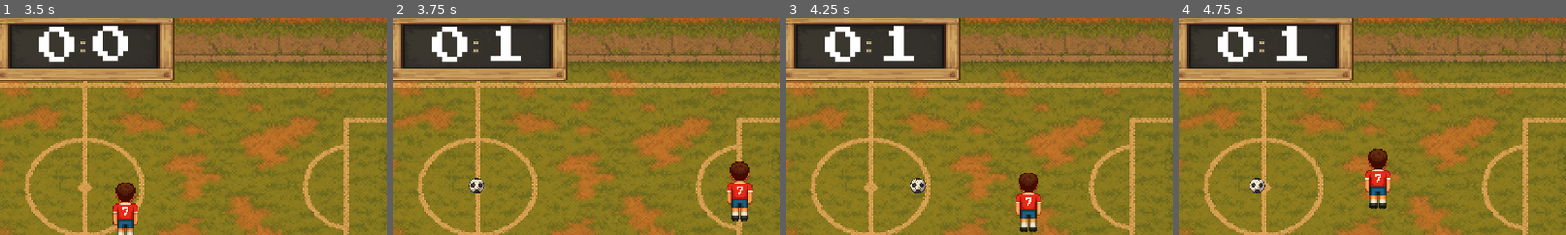
Above: before the commit, frames 1-4 (left to right).
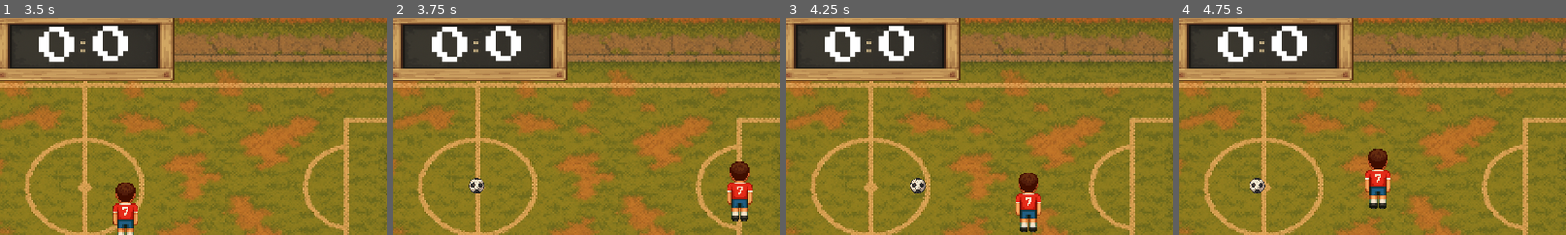
Above: after the commit, the same moments.

Repository: supervi5w4/footballpong
Game: Godot game, scene res://scenes/menu.tscn
Same seed, same stepped clock (60 frames per second), same inputs: the game is played once before the commit and once after it.
Inputs:
- Up to frame 1 (3.5 s): click "Играть" at 0.5 s; hold Right (ui_right) 1.28-2.03 s; hold Down (ui_down) 2.03-2.78 s; hold Right (ui_right) from 2.78 s (still down)
- Up to frame 2 (3.75 s): release Right (ui_right) at 3.53 s; hold Up (ui_up) from 3.53 s (still down)
- Up to frame 3 (4.25 s): keep holding Up (ui_up)
- Up to frame 4 (4.75 s): release Up (ui_up) at 4.28 s; hold Left (ui_left) from 4.28 s (still down)
The pictures show only the part of the screen within x 35-85%, y 10-60%; the shares and areas given below are measured in that part.

Frame 1 is identical in both runs. In frame 2, 1.0% of the frame differs, in the area x 23-34%, y 3-21%; in frame 3, 1.0%; in frame 4, 1.0%.
Error before the commit: Invalid assignment of property or key 'text' with value of type 'String' on a base object of type 'Nil'. (res://scenes/game.gd:33)

Commit message:
Add files via upload

Diff:
--- a/scenes/game.gd
+++ b/scenes/game.gd
@@ -6,32 +6,33 @@
 #    - Узлы UI/ScoreLeft и UI/ScoreRight (Label) для табло
 # ------------------------------------------------------------
 
+class_name Game
 extends Node2D
-class_name Game
 
-@onready var ball: RigidBody2D          = $Ball
+@onready var ball: RigidBody2D = $Ball
 @onready var player_paddle: CharacterBody2D = $PlayerPaddle
-@onready var ai_paddle: CharacterBody2D     = $AiPaddle
-@onready var score_left_label: Label        = $UI/ScoreLeft
-@onready var score_right_label: Label       = $UI/ScoreRight
+@onready var ai_paddle: CharacterBody2D = $AiPaddle
+@onready var score_left_label: Label = $UI/ScoreLeft
+@onready var score_right_label: Label = $UI/ScoreRight
+
 
 func _ready() -> void:
-	# Сразу показываем счет на табло при запуске игры
-	_update_scoreboard()
-	# (Если надо: подписка на сигнал изменения счета – опционально)
-	# Можно добавить сброс счета перед матчем:
-	# Score.left = 0
-	# Score.right = 0
-	# _update_scoreboard()
+	if Engine.has_singleton("Score"):
+		var score: Object = Engine.get_singleton("Score")
+		if score.has_signal("score_changed"):
+			score.score_changed.connect(_update_scoreboard)
+		_update_scoreboard()
 
-func _process(_delta: float) -> void:
-	# Каждый кадр обновляем табло – простой, но рабочий способ
-	_update_scoreboard()
 
-func _update_scoreboard() -> void:
-	# Обновляем надписи табло с актуальным счетом
-	score_left_label.text  = str(Score.left)
-	score_right_label.text = str(Score.right)
+func _update_scoreboard(_left: int = 0, _right: int = 0) -> void:
+	if not Engine.has_singleton("Score"):
+		return
+	if not score_left_label or not score_right_label:
+		return
+	var score: Object = Engine.get_singleton("Score")
+	score_left_label.text = str(score.left)
+	score_right_label.text = str(score.right)
+
 
 func reset_round() -> void:
 	# Возвращаем мяч и ракетки на стартовые позиции
